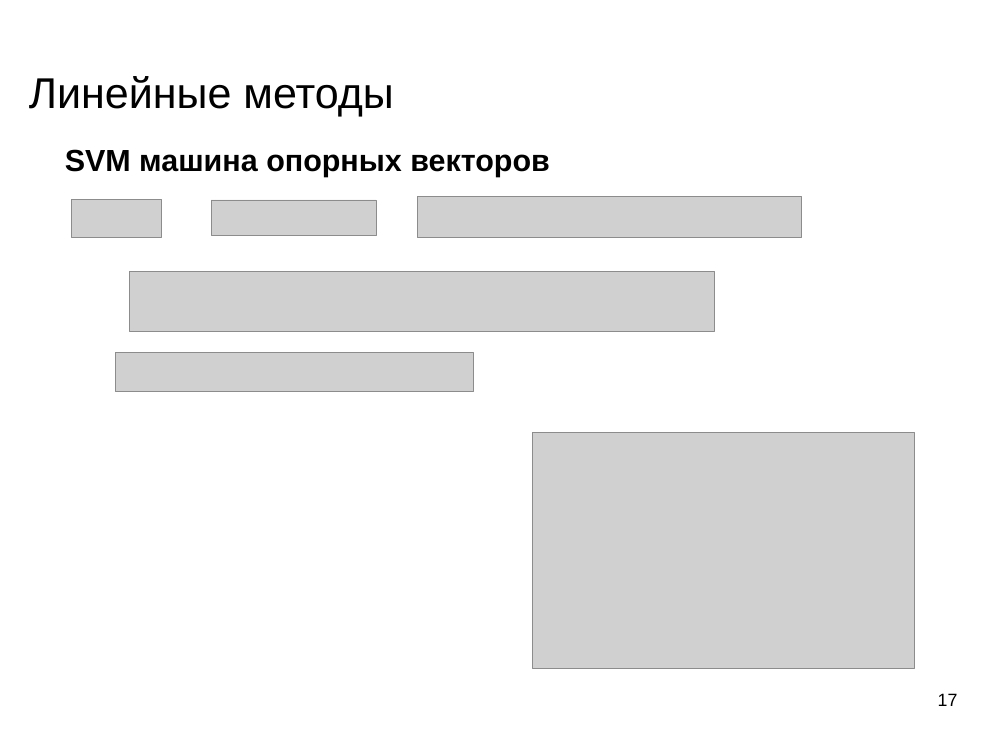
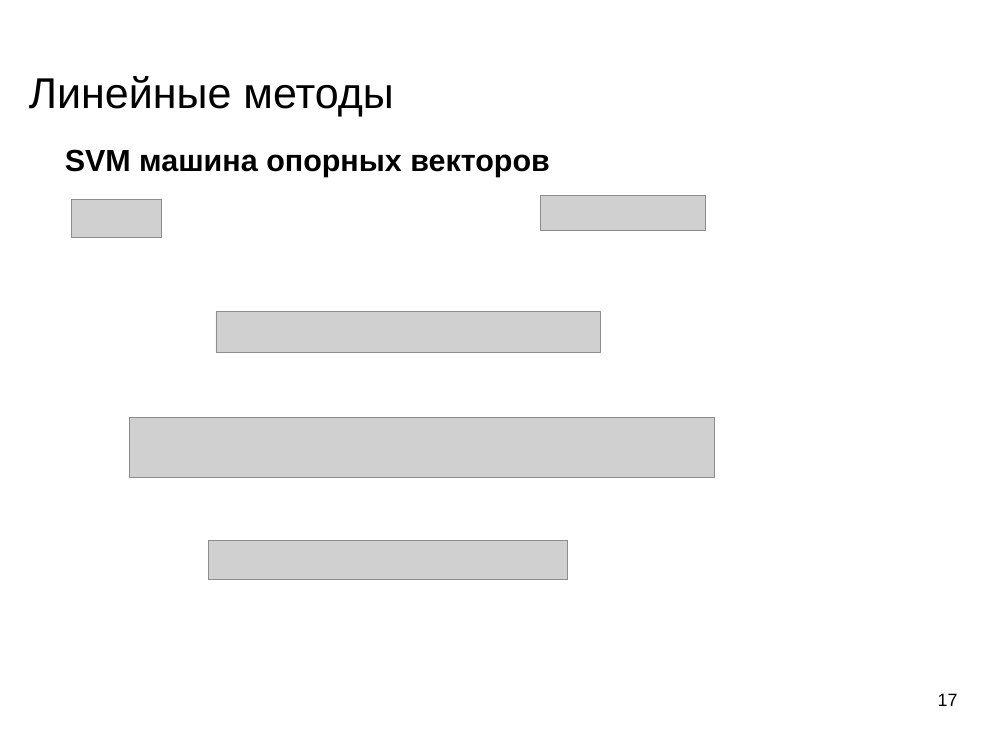
Before and after one commit to mechanoid5/ml_lectorium_legacy, a slide deck: slide 17 of 09-linear.odp. Drawn at 1008x756 pixels with LibreOffice and Linux fonts; fonts in the diff are those of the drawing; grey boxes stand for pictures; background and template pictures are left out. Boxes give left, top, right and bottom in pixels: in the first picture for what was removed or moved away, otherwise in the second. Text is boxed around its words. In the diff, an @@ line names an element or a change of style, - is before the commit and + after.

```diff
--- a/09-linear.odp
+++ b/09-linear.odp
@@ picture moved from (x1=211, y1=200, x2=376, y2=236) to (x1=541, y1=195, x2=705, y2=231) @@
@@ picture moved from (x1=418, y1=197, x2=802, y2=238) to (x1=216, y1=312, x2=600, y2=353) @@
@@ picture moved from (x1=130, y1=272, x2=715, y2=331) to (x1=130, y1=418, x2=715, y2=477) @@
@@ picture removed at (x1=532, y1=432, x2=915, y2=668) @@
@@ picture moved from (x1=115, y1=353, x2=474, y2=392) to (x1=209, y1=541, x2=567, y2=580) @@
```
Also in this commit, not shown: 2 slides added, 3 other files.
